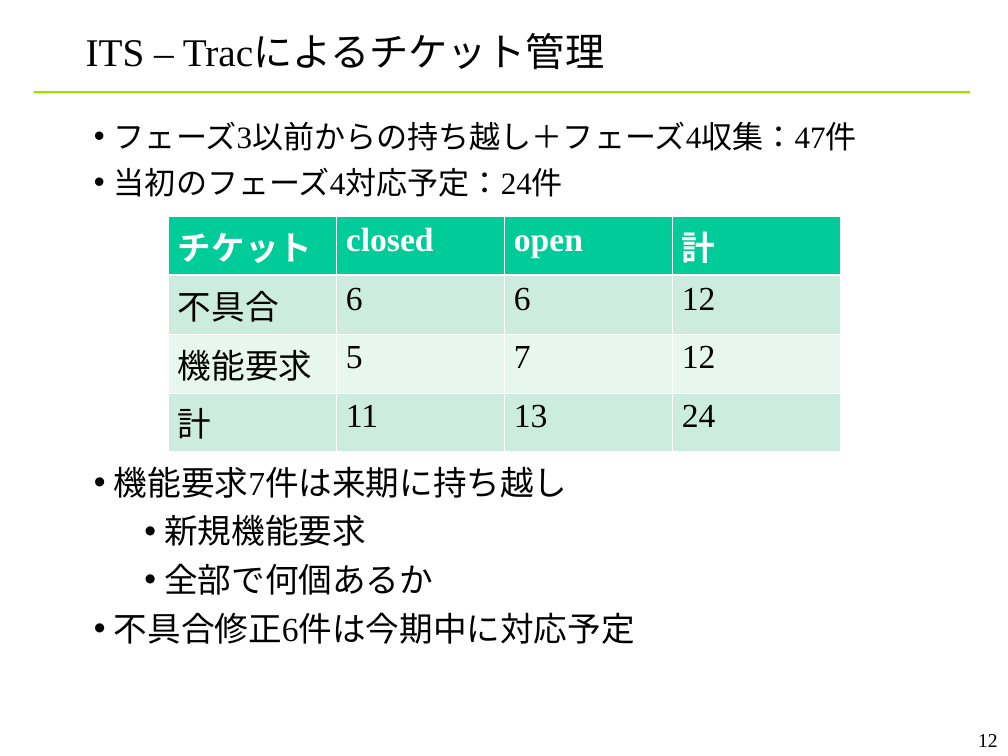
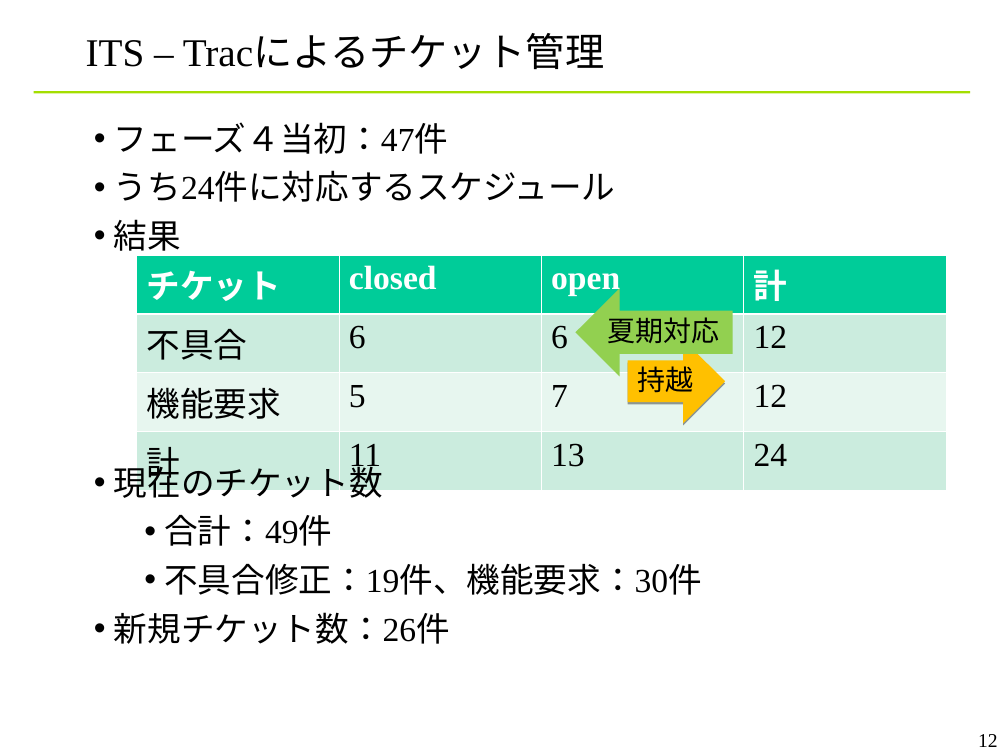
Before and after one commit to YixiaoLi/tlv4mc, a slide deck: slide 12 of doc/phase4/joho_koukankai/ojl-2nd-comm-yanagi.ppt. Drawn at 1008x756 pixels with LibreOffice and Linux fonts; fonts in the diff are those of the drawing; background and template pictures are left out. Boxes give left, top, right and bottom in pixels: in the first picture for what was removed or moved away, otherwise in the second. Text is boxed around its words. In the diff, an @@ line names an element or a change of style, - is before the commit and + after.

```diff
--- a/doc/phase4/joho_koukankai/ojl-2nd-comm-yanagi.ppt
+++ b/doc/phase4/joho_koukankai/ojl-2nd-comm-yanagi.ppt
@@ text at (114, 122, 616, 258): text changed; size 22.2 to 24 pt @@
-• フェーズ3以前からの持ち越し＋フェーズ4収集：47件
-• 当初のフェーズ4対応予定：24件
+• フェーズ４当初：47件
+• うち24件に対応するスケジュール
+• 結果
@@ table: place and size @@
-table at (168, 217, 842, 443)
+table at (136, 255, 947, 550)
@@ left arrow added at (578, 291, 731, 373), fill #92D050, outline #92D050 2.01 pt, 20 pt, text #000000 @@
+夏期対応
@@ right arrow added at (628, 341, 725, 422), fill #FFC000, outline #FFC000 0.74 pt, 20 pt, text #000000 @@
+持越
@@ text at (114, 460, 702, 644): text changed @@
-• 機能要求7件は来期に持ち越し
-  • 新規機能要求
-  • 全部で何個あるか
-• 不具合修正6件は今期中に対応予定
+• 現在のチケット数
+  • 合計：49件
+  • 不具合修正：19件、機能要求：30件
+• 新規チケット数：26件
```
Also in this commit, not shown: 10 other slides changed, 1 other file.
